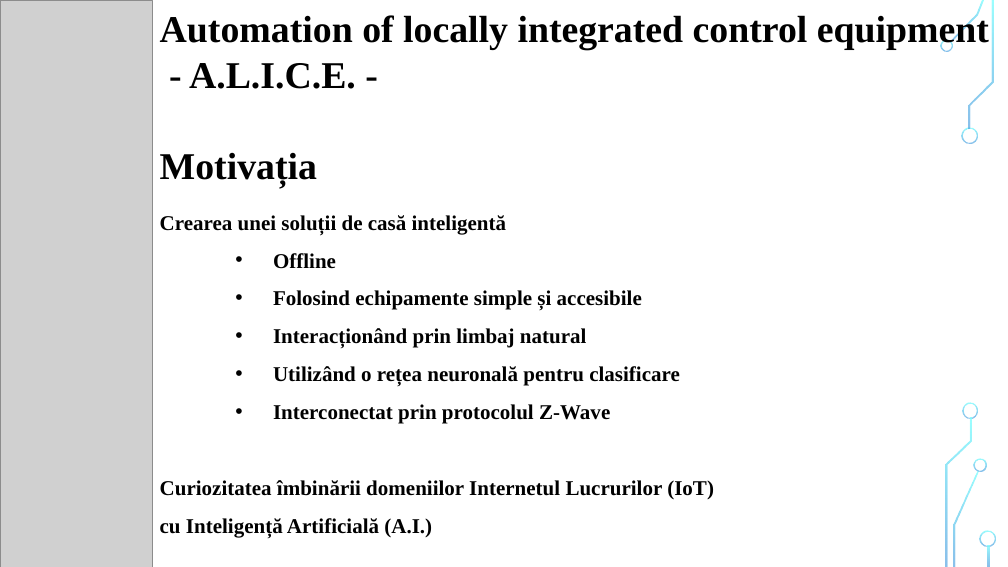
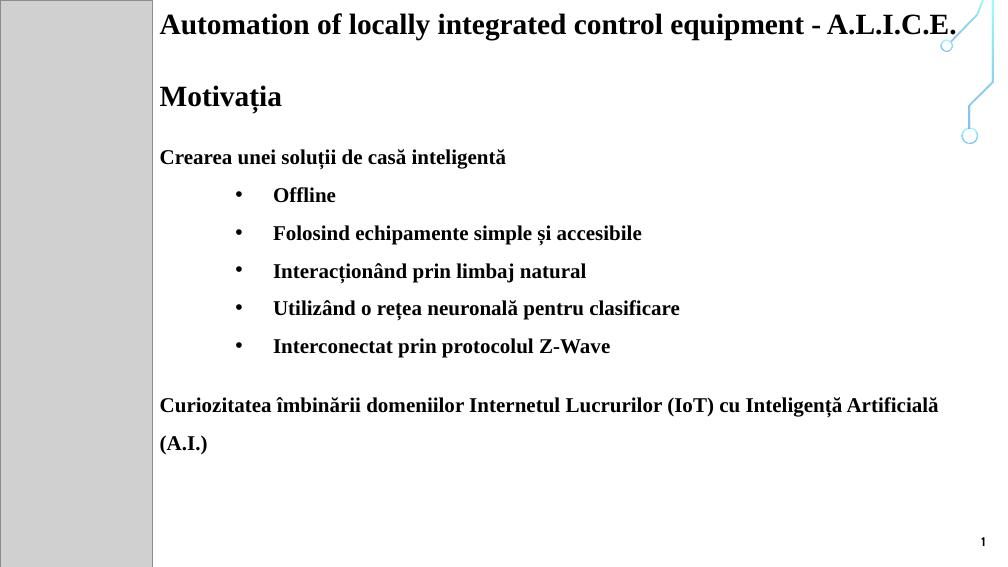
Before and after one commit to liviubrinza/alice, a slide deck: slide 2 of documentation/Prezentare.pptx. Drawn at 1008x567 pixels with LibreOffice and Linux fonts; fonts in the diff are those of the drawing; grey boxes stand for pictures; background and template pictures are left out. Boxes give left, top, right and bottom in pixels: in the first picture for what was removed or moved away, otherwise in the second. Text is boxed around its words. In the diff, an @@ line names an element or a change of style, - is before the commit and + after.

```diff
--- a/documentation/Prezentare.pptx
+++ b/documentation/Prezentare.pptx
@@ text at (160,13,957,40): text changed; size 36 to 28 pt @@
-Automation of locally integrated control equipment
-- A.L.I.C.E. -
+Automation of locally integrated control equipment - A.L.I.C.E.
@@ text "Motivația": place and size @@
-text "Motivația" at (160,153,317,187)
+text "Motivația" at (160,85,282,112)
@@ text "Motivația" at (160,85,282,112): size 36 to 28 pt @@
@@ text "Crearea unei soluții de casă ...": place and size @@
-text "Crearea unei soluții de casă ..." at (160,215,680,423)
+text "Crearea unei soluții de casă ..." at (160,149,680,358)
@@ rectangle added at (944,388,997,567), fill #FFFFFF @@
@@ text at (160,397,939,455): text changed @@
-Curiozitatea îmbinării domeniilor Internetul Lucrurilor (IoT)
-cu Inteligență Artificială (A.I.)
+Curiozitatea îmbinării domeniilor Internetul Lucrurilor (IoT) cu Inteligență Artificială (A.I.)
@@ freeform shape removed at (963,402,979,418) @@
@@ freeform shape removed at (974,459,987,472) @@
@@ freeform shape removed at (980,531,996,547) @@
@@ text added at (981,537,986,546), 12 pt, text #000000, bold @@
+1
```
Also in this commit, not shown: 13 other slides changed, 1 slide removed.
